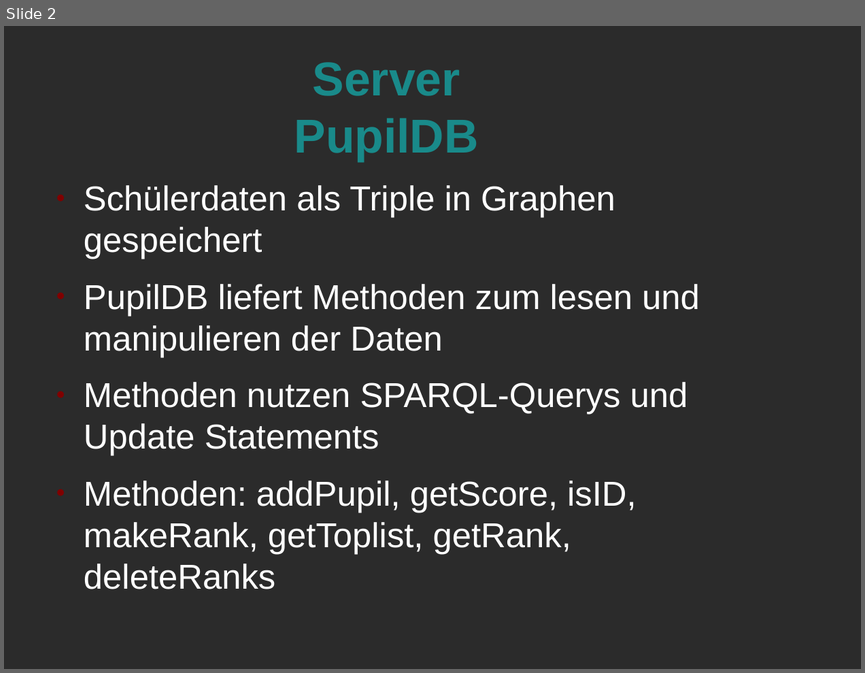
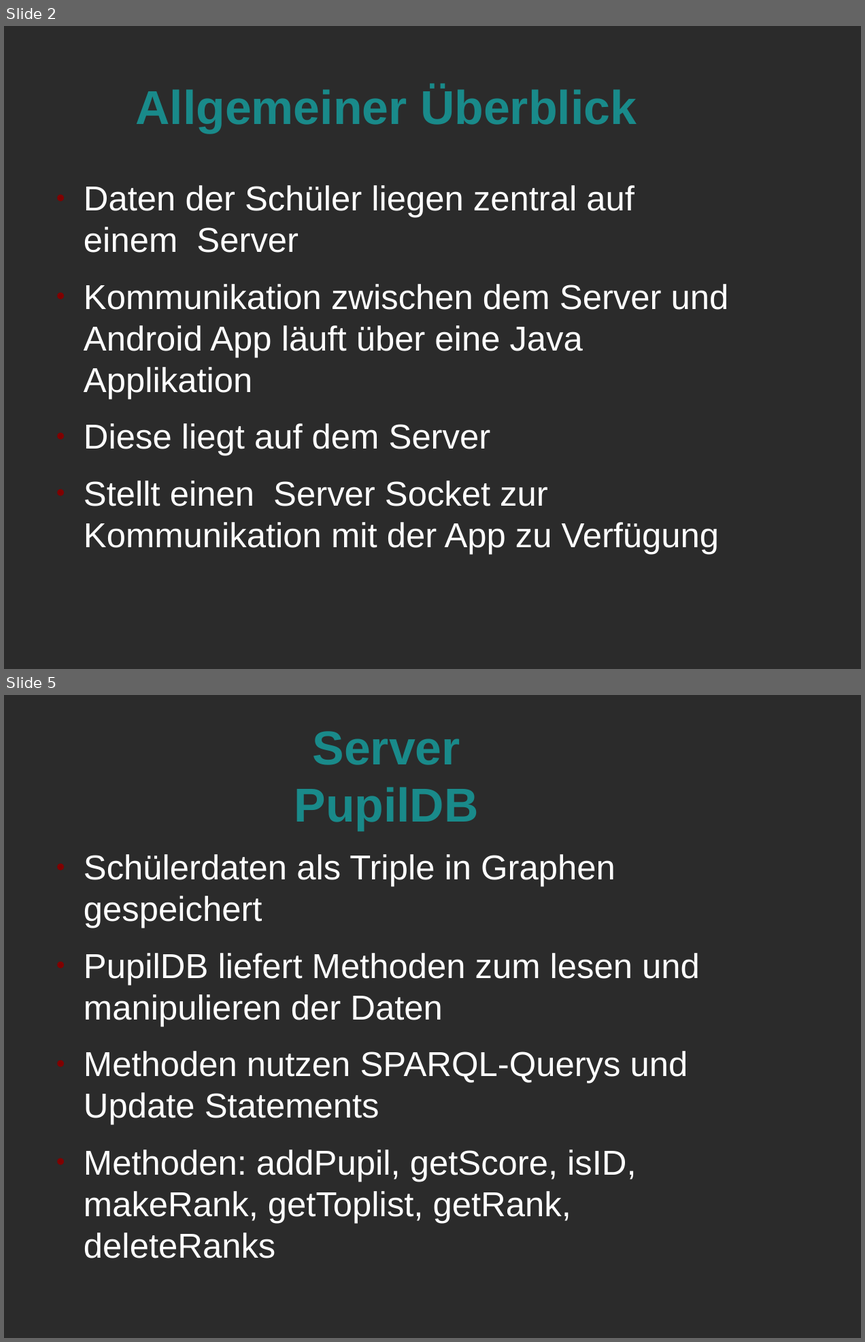
Before and after one commit to Marcel2603/hg17b, a slide deck: Dokumente/Review_2/Review 2 Julian.odp. Shown one above the other, each under a label of ours: slide 2 before the commit, slides 2 and 5 after it; the slides between them are not shown. The pictures are 865x673 and 865x1342 pixels, drawn with LibreOffice and Linux fonts; fonts in the diff are those of the drawing; background and template pictures are left out; a plain dark background stands for a picture behind light text. Boxes give left, top, right and bottom in pixels: in the first picture for what was removed or moved away, otherwise in the second. Text is boxed around its words. In the diff, an @@ line names an element or a change of style, - is before the commit and + after.

Commit message:
Allgemeiner Ueberblick , aktueller Stand hinzugefuegt sowie naechste Schritte eingearbeitet

```diff
--- a/Dokumente/Review_2/Review 2 Julian.odp
+++ b/Dokumente/Review_2/Review 2 Julian.odp
@@ slide 2 added at [4,26,861,669], background picture (left out) @@
@@ title added at [135,86,636,133], 44 pt, text #198A8A, bold @@
+Allgemeiner Überblick
@@ text added at [84,185,729,554], 32 pt, text #FFFFFF @@
+● Daten der Schüler liegen zentral auf einem Server
+● Kommunikation zwischen dem Server und Android App läuft über eine Java Applikation
+● Diese liegt auf dem Server
+● Stellt einen Server Socket zur Kommunikation mit der App zu Verfügung
@@ what was slide 2 is now slide 5 @@
```
Also in this commit, not shown: 4 other slides added.
